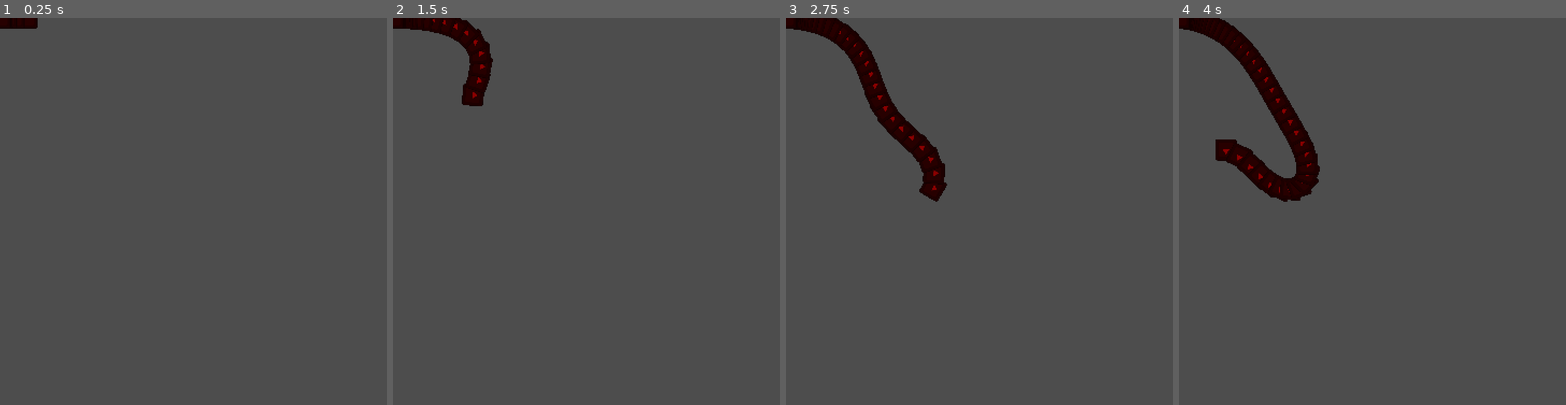
Above: before the commit, frames 1-4 (left to right).
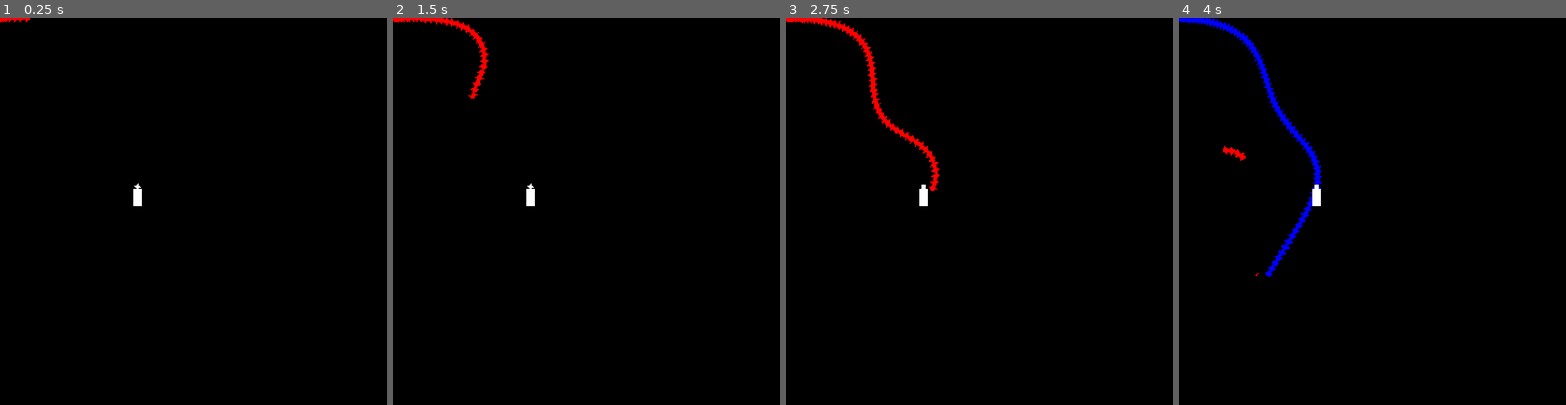
Above: after the commit, the same moments.

Repository: crayonmelon/Centipede_game
Game: Godot game, scene res://world.tscn
Two runs of this game, one before a commit and one after it. Both use one fixed random seed, a clock stepped at 60 frames per second and the inputs below. The project has no main scene, so this scene is started directly. The engine's default icon, where the game draws it, is replaced by a stand-in: a white triangle on a blue panel in a dark square.
Inputs (mouse positions are in pixels of both pictures, inside the frame that each line leads up to):
- Up to frame 1 (0.25 s): no input
- Up to frame 2 (1.5 s): move the mouse to (671, 192) at 0.52 s; press the mouse at (671, 192) at 0.53 s; hold D (1_right) 0.53-1.28 s; move the mouse to (509, 230) at 1.27 s; release the mouse at (509, 230) at 1.28 s; hold A (1_left) from 1.28 s (still down); click (509, 230) at 1.35 s
- Up to frame 3 (2.75 s): move the mouse to (1018, 126) at 2.02 s; release A (1_left) at 2.03 s; press the mouse at (1018, 126) at 2.03 s; hold D (1_right) from 2.03 s (still down)
- Up to frame 4 (4 s): move the mouse to (1353, 288) at 2.77 s; release the mouse at (1353, 288) at 2.78 s; click (1353, 288) at 2.85 s; move the mouse to (1488, 269) at 3.52 s; release D (1_right) at 3.53 s; press the mouse at (1488, 269) at 3.53 s; hold A (1_left) from 3.53 s (still down)

The runs differ from the first frame. In frame 1, 100% of the frame differs, in the area x 0-100%, y 0-100%; in frame 2, 100%; in frame 3, 100%; in frame 4, 99%.

Commit message:
new style

Diff:
--- /dev/null
+++ b/Enemy.gd
@@ -0,0 +1,11 @@
+extends Node2D
+
+
+# Called when the node enters the scene tree for the first time.
+func _ready():
+	pass # Replace with function body.
+
+
+# Called every frame. 'delta' is the elapsed time since the previous frame.
+func _process(delta):
+	pass
--- /dev/null
+++ b/Gun.gd
@@ -0,0 +1,26 @@
+extends Node2D
+
+var target = null
+var bullet = preload("res://scenes/bullet.tscn")
+
+func _process(delta):
+
+	var closest_fucker_distance = 999999
+	var closest_fucker = Vector2(0,0)
+	for centipede in GLOBALS.CENTIPEDES_PARENTS:
+
+		var distance = position.distance_to(centipede.position)
+
+		if distance < closest_fucker_distance:
+			closest_fucker_distance = distance
+			closest_fucker = centipede.position
+
+	target = closest_fucker
+	look_at(target)
+
+
+func _on_timer_timeout():
+	var bullet_inst = bullet.instantiate()
+	bullet_inst.position = global_position
+	bullet_inst.rotation = global_rotation
+	get_tree().get_root().add_child(bullet_inst)
--- a/Scripts/Centipede_Controls.gd
+++ b/Scripts/Centipede_Controls.gd
@@ -13,12 +13,11 @@
 	rotation_direction = Input.get_axis(GLOBALS.C_CONTROLS[controls_val][0], GLOBALS.C_CONTROLS[controls_val][1]) * turn_speed
 	velocity = transform.x * speed
 
-	move_and_slide()
 
 func _child_move(delta):
-	global_position = global_position.lerp(following.global_position,.1)
+	global_position = global_position.lerp(following.global_position,.22)
 	look_at(following.global_position)
-	pass
+
 
 func _process(delta):
 	if is_parent:
@@ -36,7 +35,14 @@
 
 	rotation += rotation_direction * rotation_speed * delta
 
+	move_and_slide()
+
+	for i in get_slide_collision_count():
+		var collision = get_slide_collision(i)
+		if collision.get_collider().get_collision_layer() == 2:
+			Dies()
+			collision.get_collider().queue_free()
+
 func Dies():
-
 	get_parent().Died(self)
 	is_parent = true
--- a/Scripts/Centipede_Parent.gd
+++ b/Scripts/Centipede_Parent.gd
@@ -1,7 +1,6 @@
 extends Node2D
 
 var Centipede_Parts = []
-var Centipede_parents = []
 
 var motion = Vector2.ZERO
 var parent = null
@@ -17,13 +16,14 @@
 	New_Centipede()
 	Change_Colour(0)
 
+
 func New_Centipede():
 	for _i in self.get_children():
 		Centipede_Parts.append(_i)
 
 	#Fist Parent
 	Centipede_Parts[0].is_parent = true
-	Centipede_parents.append(Centipede_Parts[0])
+	GLOBALS.CENTIPEDES_PARENTS.append(Centipede_Parts[0])
 
 	for i in len(Centipede_Parts):
 		if i == 0:
@@ -35,7 +35,6 @@
 
 
 func Died(node):
-
 	var node_index = -1
 	#Find Node ID
 	if Centipede_Parts.has(node):
@@ -45,12 +44,11 @@
 
 	#remove from parents
 	if node.is_parent:
-		Centipede_parents.erase(node)
+		GLOBALS.CENTIPEDES_PARENTS.erase(node)
 
 	#Release Node:
 	if Centipede_Parts[node_index + 1] != null:
 		Add_Parent(Centipede_Parts[node_index + 1])
-
 
 	#Destroy Node:
 	Centipede_Parts[node_index].queue_free()
@@ -58,14 +56,12 @@
 
 	Change_Colour(node_index)
 
+
 func Add_Parent(node):
 	node.is_parent = true
 
-	Centipede_parents.append(node)
-	print(str(Centipede_parents.size()) + " parents")
-	print(Centipede_parents.size() % GLOBALS.C_CONTROLS.size())
-
-	node.controls_val = Centipede_parents.size() % GLOBALS.C_CONTROLS.size()
+	GLOBALS.CENTIPEDES_PARENTS.append(node)
+	node.controls_val = GLOBALS.CENTIPEDES_PARENTS.size() % GLOBALS.C_CONTROLS.size()
 
 
 func Change_Colour(start_val):
--- a/Scripts/GLOBALS.gd
+++ b/Scripts/GLOBALS.gd
@@ -2,4 +2,5 @@
 # C = CENTIPEDE
 
 @export var C_CONTROLS = [["1_left", "1_right"], ["2_left", "2_right"], ["3_left", "3_right"], ["4_left", "4_right"]]
-@export var C_COLOURS = [Color.DARK_RED, Color.REBECCA_PURPLE, Color.ROYAL_BLUE, Color.YELLOW, Color.DARK_GREEN]
+@export var C_COLOURS = [Color("FF0000"), Color("00FF00"), Color("0000FF"), Color("00FFFF"), Color("FF00FF"), Color("FFFF00"), Color("FFFFFF")]
+@export var CENTIPEDES_PARENTS = []
--- a/project.godot
+++ b/project.godot
@@ -73,7 +73,12 @@
 ]
 }
 
+[layer_names]
+
+2d_physics/layer_2="Bullet"
+
 [rendering]
 
 renderer/rendering_method="gl_compatibility"
 renderer/rendering_method.mobile="gl_compatibility"
+environment/defaults/default_clear_color=Color(0, 0, 0, 1)
--- /dev/null
+++ b/scenes/bullet.tscn
@@ -0,0 +1,22 @@
+[gd_scene load_steps=4 format=3 uid="uid://ptjo8ve1yu8h"]
+
+[ext_resource type="Script" path="res://scenes/goForward.gd" id="1_gqwce"]
+[ext_resource type="Texture2D" uid="uid://x34cgynde6m8" path="res://Sprite/WhiteSquare.png" id="2_qpy0l"]
+
+[sub_resource type="RectangleShape2D" id="RectangleShape2D_52luv"]
+size = Vector2(4, 2)
+
+[node name="bullet" type="Node2D"]
+script = ExtResource("1_gqwce")
+
+[node name="Sprite2D" type="Sprite2D" parent="."]
+modulate = Color(1, 0, 0, 1)
+scale = Vector2(1, 0.25)
+texture = ExtResource("2_qpy0l")
+
+[node name="Area2D" type="StaticBody2D" parent="."]
+collision_layer = 2
+collision_mask = 0
+
+[node name="CollisionShape2D" type="CollisionShape2D" parent="Area2D"]
+shape = SubResource("RectangleShape2D_52luv")
--- a/scenes/centipede_body.tscn
+++ b/scenes/centipede_body.tscn
@@ -1,19 +1,66 @@
-[gd_scene load_steps=4 format=3 uid="uid://cb43f81ox2b23"]
+[gd_scene load_steps=7 format=3 uid="uid://cb43f81ox2b23"]
 
 [ext_resource type="Script" path="res://Scripts/Centipede_Controls.gd" id="1_wyluf"]
-[ext_resource type="Texture2D" uid="uid://dt2yx1snpv2k0" path="res://icon.svg" id="2_uf0lt"]
+[ext_resource type="Texture2D" uid="uid://bqf2yg7qniewi" path="res://Sprite/CentipedeSpriteheet.png" id="2_mjpvs"]
 
 [sub_resource type="CircleShape2D" id="CircleShape2D_60olk"]
+radius = 4.0
+
+[sub_resource type="Animation" id="Animation_hr4ps"]
+resource_name = "centipede_anim"
+length = 0.2
+loop_mode = 1
+tracks/0/type = "value"
+tracks/0/imported = false
+tracks/0/enabled = true
+tracks/0/path = NodePath(".:frame")
+tracks/0/interp = 1
+tracks/0/loop_wrap = false
+tracks/0/keys = {
+"times": PackedFloat32Array(0, 0.1),
+"transitions": PackedFloat32Array(1, 1),
+"update": 1,
+"values": [0, 1]
+}
+
+[sub_resource type="Animation" id="Animation_1r87x"]
+length = 0.001
+tracks/0/type = "value"
+tracks/0/imported = false
+tracks/0/enabled = true
+tracks/0/path = NodePath(".:frame")
+tracks/0/interp = 1
+tracks/0/loop_wrap = true
+tracks/0/keys = {
+"times": PackedFloat32Array(0),
+"transitions": PackedFloat32Array(1),
+"update": 1,
+"values": [0]
+}
+
+[sub_resource type="AnimationLibrary" id="AnimationLibrary_sbd5m"]
+_data = {
+"RESET": SubResource("Animation_1r87x"),
+"centipede_anim": SubResource("Animation_hr4ps")
+}
 
 [node name="Centipede_Body" type="CharacterBody2D"]
 collision_layer = 0
-collision_mask = 0
+collision_mask = 2
 script = ExtResource("1_wyluf")
 
 [node name="CollisionShape2D" type="CollisionShape2D" parent="."]
 shape = SubResource("CircleShape2D_60olk")
 
 [node name="Sprite2D" type="Sprite2D" parent="."]
-position = Vector2(3.8147e-06, 3.8147e-06)
-scale = Vector2(0.15625, 0.15625)
-texture = ExtResource("2_uf0lt")
+texture_filter = 1
+position = Vector2(3.57628e-07, -4.76837e-07)
+rotation = -3.14159
+texture = ExtResource("2_mjpvs")
+hframes = 2
+
+[node name="AnimationPlayer" type="AnimationPlayer" parent="Sprite2D"]
+autoplay = "centipede_anim"
+libraries = {
+"": SubResource("AnimationLibrary_sbd5m")
+}
--- /dev/null
+++ b/scenes/goForward.gd
@@ -0,0 +1,6 @@
+extends Node2D
+
+@export var speed = 100
+
+func _process(delta):
+	position += transform.x * speed * delta
--- a/world.tscn
+++ b/world.tscn
@@ -1,7 +1,10 @@
-[gd_scene load_steps=3 format=3 uid="uid://cnnrc7bvxh6ei"]
+[gd_scene load_steps=6 format=3 uid="uid://cnnrc7bvxh6ei"]
 
 [ext_resource type="Script" path="res://Scripts/Centipede_Parent.gd" id="1_hxdub"]
 [ext_resource type="PackedScene" uid="uid://cb43f81ox2b23" path="res://scenes/centipede_body.tscn" id="2_4d300"]
+[ext_resource type="Script" path="res://Enemy.gd" id="3_vwpbq"]
+[ext_resource type="Texture2D" uid="uid://x34cgynde6m8" path="res://Sprite/WhiteSquare.png" id="3_ybqhk"]
+[ext_resource type="Script" path="res://Gun.gd" id="5_klkhb"]
 
 [node name="World" type="Node2D"]
 
@@ -9,3 +12,26 @@
 script = ExtResource("1_hxdub")
 
 [node name="Centipede_Body" parent="Centipede" instance=ExtResource("2_4d300")]
+collision_mask = 0
+
+[node name="Enemy" type="Node2D" parent="."]
+position = Vector2(128, 167)
+scale = Vector2(0.998879, 1)
+script = ExtResource("3_vwpbq")
+
+[node name="Sprite2D" type="Sprite2D" parent="Enemy"]
+scale = Vector2(2, 4)
+texture = ExtResource("3_ybqhk")
+
+[node name="Gun" type="Node2D" parent="Enemy"]
+position = Vector2(-2.28882e-05, -10)
+script = ExtResource("5_klkhb")
+
+[node name="Timer" type="Timer" parent="Enemy/Gun"]
+wait_time = 3.0
+autostart = true
+
+[node name="Sprite2D" type="Sprite2D" parent="Enemy/Gun"]
+texture = ExtResource("3_ybqhk")
+
+[connection signal="timeout" from="Enemy/Gun/Timer" to="Enemy/Gun" method="_on_timer_timeout"]
Binary file added: Sprite/CentipedeSpriteheet.png
Not shown, added: Sprite/CentipedeSpriteheet.png.import
Binary file added: Sprite/WhiteSquare.png
Not shown, added: Sprite/WhiteSquare.png.import
